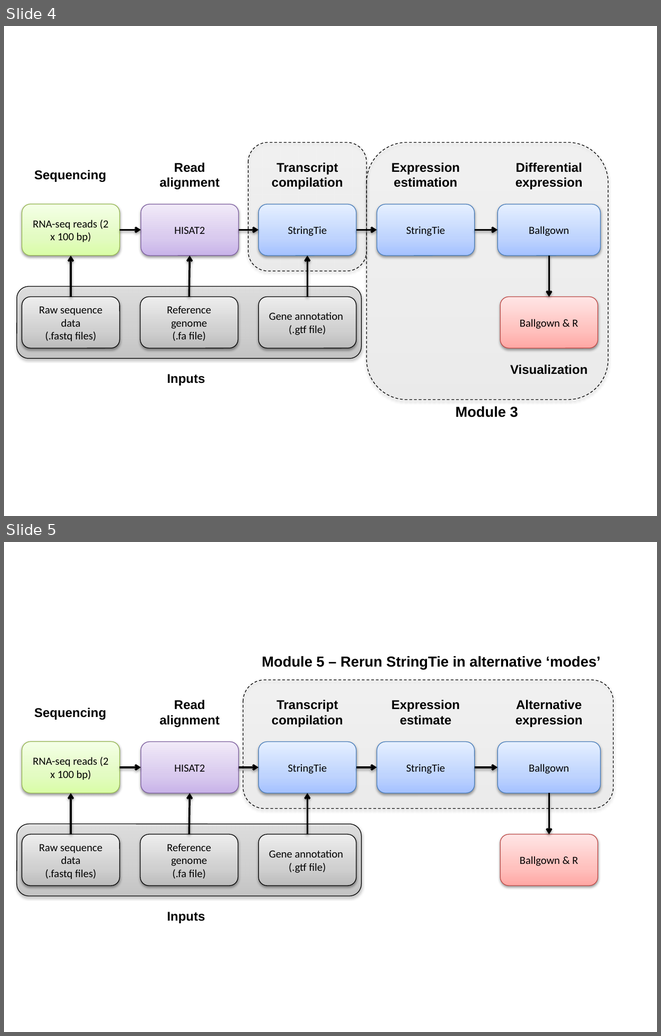
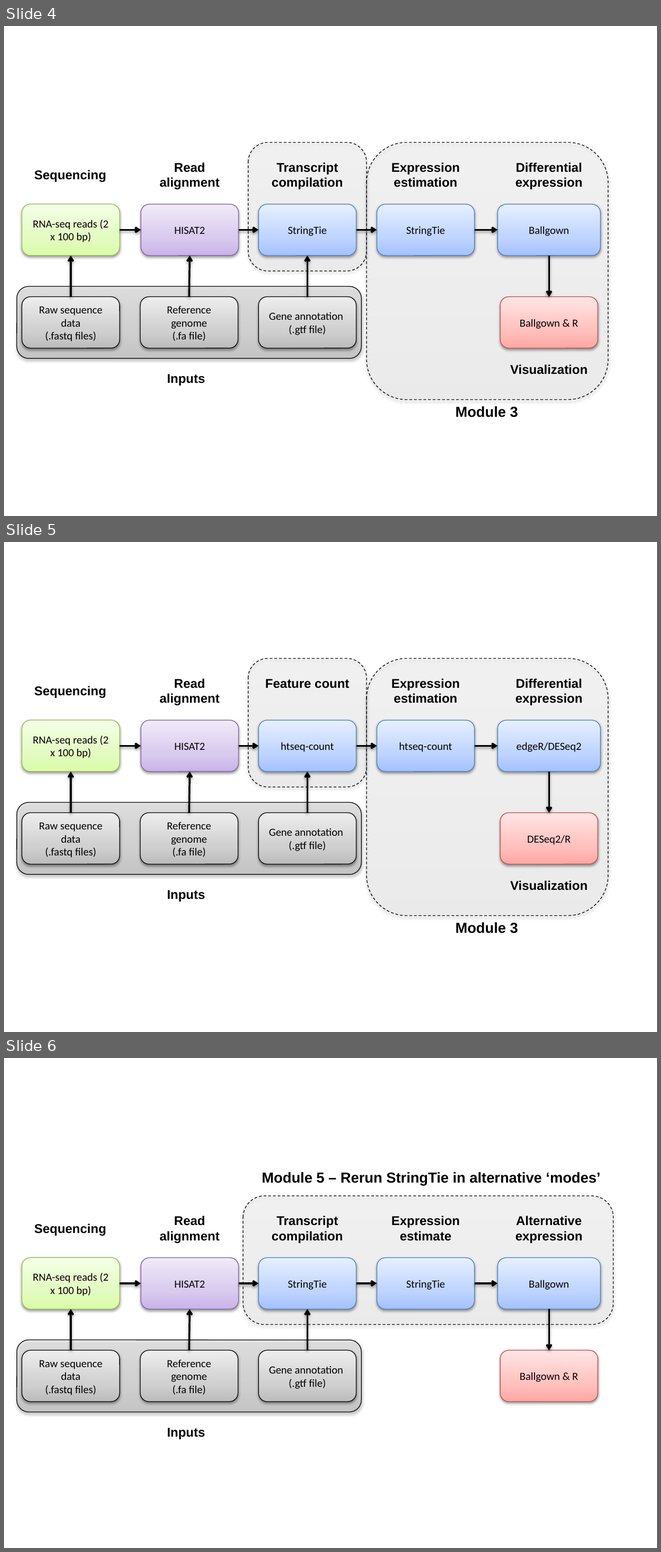
Before and after one commit to griffithlab/rnabio.org, a slide deck: assets/RNA-seq_Flowchart.pptx. Shown one above the other, each under a label of ours: slides 4 and 5 before the commit, slides 4, 5 and 6 after it. The pictures are 661x1036 and 661x1552 pixels, drawn with LibreOffice and Linux fonts; fonts in the diff are those of the drawing. Boxes give left, top, right and bottom in pixels: in the first picture for what was removed or moved away, otherwise in the second. Text is boxed around its words. In the diff, an @@ line names an element or a change of style, - is before the commit and + after.

```diff
--- a/assets/RNA-seq_Flowchart.pptx
+++ b/assets/RNA-seq_Flowchart.pptx
@@ slide 5 added at [4, 542, 657, 1032], background #FFFFFF @@
@@ rounded rectangle added at [248, 658, 367, 787], fill gradient #BDBDBD to #D1D1D1 to #EEEEEE, outline #000000 0.75 pt dashed @@
@@ rounded rectangle added at [367, 658, 608, 916], fill gradient #BDBDBD to #D1D1D1 to #EEEEEE, outline #000000 0.75 pt dashed @@
@@ text added at [160, 678, 220, 705], 14 pt, text #000000, bold @@
+Read alignment
@@ text added at [265, 679, 349, 688], 14 pt, text #000000, bold @@
+Feature count
@@ text added at [391, 678, 460, 703], 14 pt, text #000000, bold @@
+Expression estimation
@@ text added at [515, 678, 583, 705], 14 pt, text #000000, bold @@
+Differential expression
@@ text added at [34, 686, 106, 698], 14 pt, text #000000, bold @@
+Sequencing
@@ rounded rectangle added at [21, 720, 120, 772], fill gradient #DAFDA7 to #E4FCC2 to #F5FFE7, outline #98B955 0.75 pt, 12 pt, text #000000 @@
+RNA-seq reads (2 x 100 bp)
@@ rounded rectangle added at [141, 720, 239, 772], fill gradient #C9B5E8 to #D8CBEE to #F0EAF9, outline #7D60A0 0.75 pt, 12 pt, text #000000 @@
+HISAT2
@@ rounded rectangle added at [258, 720, 356, 772], fill gradient #A4C4FF to #BFD4FF to #E6EEFF, outline #4B7EBC 0.75 pt, 12 pt, text #000000 @@
+htseq-count
@@ rounded rectangle added at [377, 720, 474, 772], fill gradient #A4C4FF to #BFD4FF to #E6EEFF, outline #4B7EBC 0.75 pt, 12 pt, text #000000 @@
+htseq-count
@@ rounded rectangle added at [497, 720, 600, 772], fill gradient #A4C4FF to #BFD4FF to #E6EEFF, outline #4B7EBC 0.75 pt, 12 pt, text #000000 @@
+edgeR/DESeq2
@@ arrow added from (120, 746) to (141, 746), #000000 2 pt @@
@@ arrow added from (238, 746) to (258, 746), #000000 2 pt @@
@@ arrow added from (356, 746) to (377, 746), #000000 2 pt @@
@@ arrow added from (474, 746) to (497, 746), #000000 2 pt @@
@@ arrow added from (71, 812) to (71, 771), #000000 2 pt @@
@@ arrow added from (190, 812) to (190, 771), #000000 2 pt @@
@@ arrow added from (308, 812) to (308, 771), #000000 2 pt @@
@@ arrow added from (549, 771) to (549, 812), #000000 2 pt @@
@@ rounded rectangle added at [17, 803, 362, 874], fill gradient #BDBDBD to #D1D1D1 to #EEEEEE, outline #000000 0.75 pt @@
@@ rounded rectangle added at [21, 812, 120, 864], fill gradient #BDBDBD to #D1D1D1 to #EEEEEE, outline #000000 0.75 pt, 12 pt, text #000000 @@
+Raw sequence data
+(.fastq files)
@@ rounded rectangle added at [140, 812, 238, 864], fill gradient #BDBDBD to #D1D1D1 to #EEEEEE, outline #000000 0.75 pt, 12 pt, text #000000 @@
+Reference genome
+(.fa file)
@@ rounded rectangle added at [258, 812, 356, 864], fill gradient #BDBDBD to #D1D1D1 to #EEEEEE, outline #000000 0.75 pt, 12 pt, text #000000 @@
+Gene annotation
+(.gtf file)
@@ rounded rectangle added at [500, 812, 598, 864], fill gradient #FFA6A5 to #FFC0BF to #FFE7E7, outline #BF4C48 0.75 pt, 12 pt, text #000000 @@
+DESeq2/R
@@ text added at [167, 890, 205, 901], 14 pt, text #000000, bold @@
+Inputs
@@ text added at [510, 880, 588, 890], 14 pt, text #000000, bold @@
+Visualization
@@ text added at [456, 922, 518, 933], 16 pt, text #000000, bold @@
+Module 3
@@ what was slide 5 is now slide 6 @@
```
Also in this commit, not shown: 11 other files.
